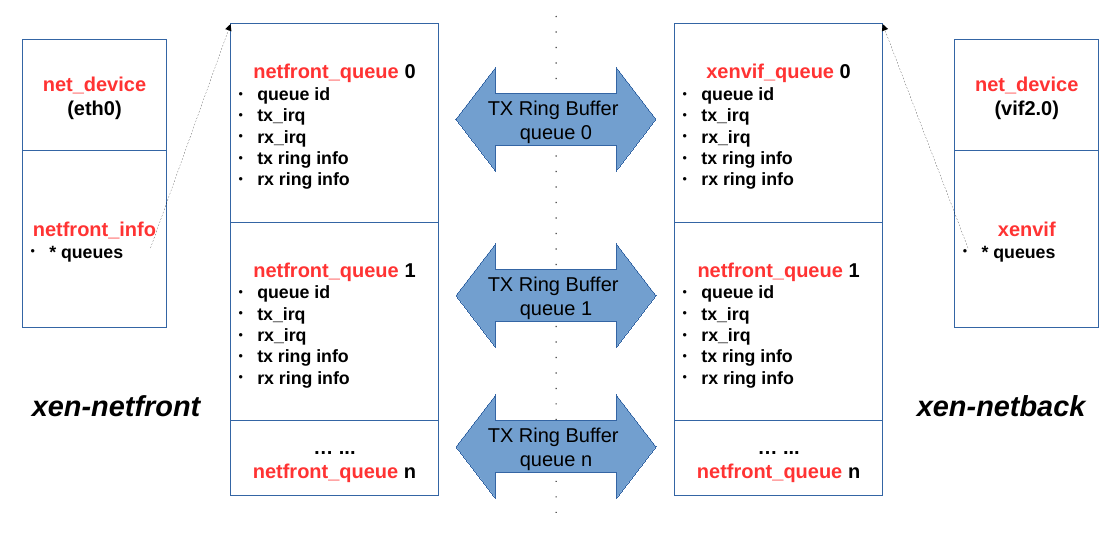
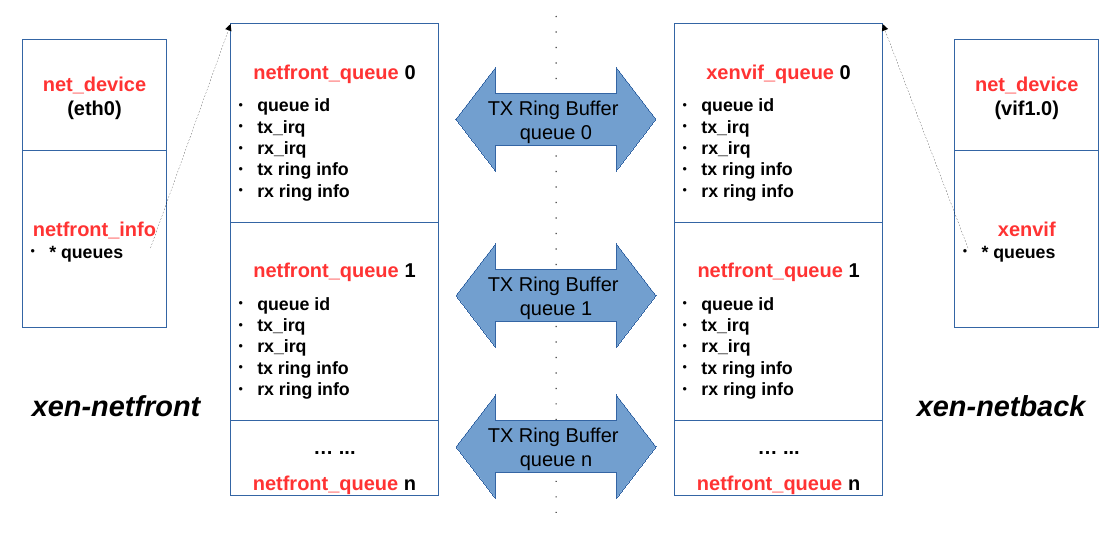
Before and after one commit to finallyjustice/xen-networking, a slide deck: slide 1 of figures/eth_to_vif.odp. Drawn at 1120x560 pixels with LibreOffice and Linux fonts; fonts in the diff are those of the drawing. Boxes give left, top, right and bottom in pixels: in the first picture for what was removed or moved away, otherwise in the second. Text is boxed around its words. In the diff, an @@ line names an element or a change of style, - is before the commit and + after.

```diff
--- a/figures/eth_to_vif.odp
+++ b/figures/eth_to_vif.odp
@@ text in rectangle at <box>253,64,416,115</box>: line spacing 1 to 1.5 @@
@@ text in rectangle at <box>701,64,851,115</box>: line spacing 1 to 1.5 @@
@@ text in rectangle at <box>995,100,1059,119</box>: text changed @@
-(vif2.0)
+(vif1.0)
@@ text in rectangle at <box>253,262,416,314</box>: line spacing 1 to 1.5 @@
@@ text in rectangle at <box>698,262,860,314</box>: line spacing 1 to 1.5 @@
@@ rectangle "… ..." at <box>230,421,438,496</box>: line spacing 1 to 1.5 @@
@@ rectangle "… ..." at <box>674,421,882,496</box>: line spacing 1 to 1.5 @@
```
Also in this commit, not shown: 19 other files.
